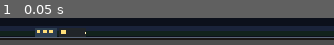
Above: before the commit, frame 1.
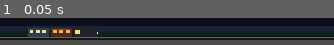
Above: after the commit, the same moment.

Repository: SergeyGlazunov/night-line
Game: Godot game, scene res://scenes/Main.tscn
Two runs of this game, one before a commit and one after it. Both use one fixed random seed, a clock stepped at 60 frames per second and the inputs below.
Inputs:
- Up to frame 1 (0.05 s): no input

The runs differ from the first frame. In frame 1, 3.4% of the frame differs, in the area x 8-30%, y 37-71%.

Commit message:
Add cafe car, hide/mute hotkeys, and tunnel events
Extend the Day 1 strip with a warm CafeCar + cafe loop layer,
H/M toggles for hide and master mute, and a timed tunnel fade
with tunnel.ogg every route interval.

Co-authored-by: SergeyGlazunov <SergeyGlazunov@users.noreply.github.com>

Diff:
--- a/src/scenes/Main.tscn
+++ b/src/scenes/Main.tscn
@@ -3,64 +3,66 @@
 [ext_resource type="Script" uid="uid://4nfpcwpqy7lc" path="res://scripts/Main.gd" id="1_main"]
 [ext_resource type="AudioStream" uid="uid://btvx81i80xdif" path="res://assets/audio/train_loop_main.ogg" id="2_rail"]
 [ext_resource type="AudioStream" uid="uid://bv0f8sic84nrd" path="res://assets/audio/rain_loop.ogg" id="3_rain"]
+[ext_resource type="AudioStream" uid="uid://wpq737qai6cl" path="res://assets/audio/cafe.ogg" id="4_cafe"]
+[ext_resource type="AudioStream" uid="uid://bc8kyjxpci1ck" path="res://assets/audio/tunnel.ogg" id="5_tunnel"]
 
-[node name="Main" type="Node2D" unique_id=1741558608]
+[node name="Main" type="Node2D"]
 script = ExtResource("1_main")
 
-[node name="Sky" type="ColorRect" parent="." unique_id=1459659657]
+[node name="Sky" type="ColorRect" parent="."]
 offset_right = 1920.0
 offset_bottom = 120.0
 mouse_filter = 2
 color = Color(0.0470588, 0.0627451, 0.105882, 1)
 
-[node name="MountainsLayer" type="Parallax2D" parent="." unique_id=2109384129]
+[node name="MountainsLayer" type="Parallax2D" parent="."]
 repeat_size = Vector2(1920, 0)
 autoscroll = Vector2(-30, 0)
 
-[node name="Mountains" type="ColorRect" parent="MountainsLayer" unique_id=1447340790]
+[node name="Mountains" type="ColorRect" parent="MountainsLayer"]
 offset_top = 48.0
 offset_right = 1920.0
 offset_bottom = 88.0
 mouse_filter = 2
 color = Color(0.101961, 0.137255, 0.227451, 1)
 
-[node name="ForestLayer" type="Parallax2D" parent="." unique_id=1887359061]
+[node name="ForestLayer" type="Parallax2D" parent="."]
 repeat_size = Vector2(1920, 0)
 autoscroll = Vector2(-90, 0)
 
-[node name="Forest" type="ColorRect" parent="ForestLayer" unique_id=774840695]
+[node name="Forest" type="ColorRect" parent="ForestLayer"]
 offset_top = 72.0
 offset_right = 1920.0
 offset_bottom = 102.0
 mouse_filter = 2
 color = Color(0.0666667, 0.133333, 0.109804, 1)
 
-[node name="Ground" type="ColorRect" parent="." unique_id=211071538]
+[node name="Ground" type="ColorRect" parent="."]
 offset_top = 108.0
 offset_right = 1920.0
 offset_bottom = 124.0
 mouse_filter = 2
 color = Color(0.0941176, 0.0823529, 0.0745098, 1)
 
-[node name="Rail" type="ColorRect" parent="Ground" unique_id=820289312]
+[node name="Rail" type="ColorRect" parent="Ground"]
 layout_mode = 0
 offset_right = 1920.0
 offset_bottom = 6.0
 mouse_filter = 2
 color = Color(0.352941, 0.396078, 0.466667, 1)
 
-[node name="Train" type="Node2D" parent="." unique_id=433354759]
-position = Vector2(200, 58)
+[node name="Train" type="Node2D" parent="."]
+position = Vector2(160, 58)
 
-[node name="PassengerCar" type="Node2D" parent="Train" unique_id=1165426235]
+[node name="PassengerCar" type="Node2D" parent="Train"]
 
-[node name="Body" type="ColorRect" parent="Train/PassengerCar" unique_id=847044936]
-offset_right = 130.0
+[node name="Body" type="ColorRect" parent="Train/PassengerCar"]
+offset_right = 120.0
 offset_bottom = 50.0
 mouse_filter = 2
 color = Color(0.172549, 0.243137, 0.313726, 1)
 
-[node name="Window1" type="ColorRect" parent="Train/PassengerCar" unique_id=2329080]
+[node name="Window1" type="ColorRect" parent="Train/PassengerCar"]
 offset_left = 12.0
 offset_top = 12.0
 offset_right = 32.0
@@ -68,7 +70,7 @@
 mouse_filter = 2
 color = Color(1, 0.87451, 0.478431, 1)
 
-[node name="Window2" type="ColorRect" parent="Train/PassengerCar" unique_id=1555475324]
+[node name="Window2" type="ColorRect" parent="Train/PassengerCar"]
 offset_left = 48.0
 offset_top = 12.0
 offset_right = 68.0
@@ -76,7 +78,7 @@
 mouse_filter = 2
 color = Color(1, 0.87451, 0.478431, 1)
 
-[node name="Window3" type="ColorRect" parent="Train/PassengerCar" unique_id=230715397]
+[node name="Window3" type="ColorRect" parent="Train/PassengerCar"]
 offset_left = 84.0
 offset_top = 12.0
 offset_right = 104.0
@@ -84,24 +86,73 @@
 mouse_filter = 2
 color = Color(1, 0.87451, 0.478431, 1)
 
-[node name="Coupler" type="ColorRect" parent="Train" unique_id=773620939]
-offset_left = 130.0
+[node name="CouplerA" type="ColorRect" parent="Train"]
+offset_left = 120.0
 offset_top = 34.0
-offset_right = 142.0
+offset_right = 132.0
 offset_bottom = 40.0
 mouse_filter = 2
 color = Color(0.101961, 0.101961, 0.101961, 1)
 
-[node name="Locomotive" type="Node2D" parent="Train" unique_id=1581220033]
-position = Vector2(142, 0)
+[node name="CafeCar" type="Node2D" parent="Train"]
+position = Vector2(132, 0)
 
-[node name="Body" type="ColorRect" parent="Train/Locomotive" unique_id=41860343]
-offset_right = 150.0
+[node name="Body" type="ColorRect" parent="Train/CafeCar"]
+offset_right = 120.0
+offset_bottom = 50.0
+mouse_filter = 2
+color = Color(0.290196, 0.172549, 0.101961, 1)
+
+[node name="Window1" type="ColorRect" parent="Train/CafeCar"]
+offset_left = 14.0
+offset_top = 12.0
+offset_right = 36.0
+offset_bottom = 28.0
+mouse_filter = 2
+color = Color(1, 0.701961, 0.278431, 1)
+
+[node name="Window2" type="ColorRect" parent="Train/CafeCar"]
+offset_left = 50.0
+offset_top = 12.0
+offset_right = 72.0
+offset_bottom = 28.0
+mouse_filter = 2
+color = Color(1, 0.701961, 0.278431, 1)
+
+[node name="Window3" type="ColorRect" parent="Train/CafeCar"]
+offset_left = 86.0
+offset_top = 12.0
+offset_right = 108.0
+offset_bottom = 28.0
+mouse_filter = 2
+color = Color(1, 0.701961, 0.278431, 1)
+
+[node name="Awning" type="ColorRect" parent="Train/CafeCar"]
+offset_left = 8.0
+offset_top = 4.0
+offset_right = 112.0
+offset_bottom = 10.0
+mouse_filter = 2
+color = Color(0.556863, 0.223529, 0.152941, 1)
+
+[node name="CouplerB" type="ColorRect" parent="Train"]
+offset_left = 252.0
+offset_top = 34.0
+offset_right = 264.0
+offset_bottom = 40.0
+mouse_filter = 2
+color = Color(0.101961, 0.101961, 0.101961, 1)
+
+[node name="Locomotive" type="Node2D" parent="Train"]
+position = Vector2(264, 0)
+
+[node name="Body" type="ColorRect" parent="Train/Locomotive"]
+offset_right = 140.0
 offset_bottom = 50.0
 mouse_filter = 2
 color = Color(0.129412, 0.145098, 0.160784, 1)
 
-[node name="Cabin" type="ColorRect" parent="Train/Locomotive" unique_id=1454797313]
+[node name="Cabin" type="ColorRect" parent="Train/Locomotive"]
 offset_left = 10.0
 offset_top = 12.0
 offset_right = 36.0
@@ -109,22 +160,38 @@
 mouse_filter = 2
 color = Color(1, 0.87451, 0.478431, 1)
 
-[node name="Headlight" type="ColorRect" parent="Train/Locomotive" unique_id=141684380]
-offset_left = 145.0
+[node name="Headlight" type="ColorRect" parent="Train/Locomotive"]
+offset_left = 135.0
 offset_top = 22.0
-offset_right = 150.0
+offset_right = 140.0
 offset_bottom = 32.0
 mouse_filter = 2
 color = Color(1, 0.956863, 0.721569, 1)
 
-[node name="Audio" type="Node" parent="." unique_id=92411158]
+[node name="TunnelOverlay" type="ColorRect" parent="."]
+z_index = 100
+offset_right = 1920.0
+offset_bottom = 120.0
+mouse_filter = 2
+color = Color(0, 0, 0, 0)
 
-[node name="RailLoop" type="AudioStreamPlayer" parent="Audio" unique_id=180292921]
+[node name="Audio" type="Node" parent="."]
+
+[node name="RailLoop" type="AudioStreamPlayer" parent="Audio"]
 stream = ExtResource("2_rail")
 volume_db = -4.0
 autoplay = true
 
-[node name="RainLoop" type="AudioStreamPlayer" parent="Audio" unique_id=1228886003]
+[node name="RainLoop" type="AudioStreamPlayer" parent="Audio"]
 stream = ExtResource("3_rain")
 volume_db = -6.0
 autoplay = true
+
+[node name="CafeLoop" type="AudioStreamPlayer" parent="Audio"]
+stream = ExtResource("4_cafe")
+volume_db = -10.0
+autoplay = true
+
+[node name="TunnelSfx" type="AudioStreamPlayer" parent="Audio"]
+stream = ExtResource("5_tunnel")
+volume_db = -2.0
--- a/src/scripts/Main.gd
+++ b/src/scripts/Main.gd
@@ -1,14 +1,28 @@
 extends Node2D
 
 const WINDOW_HEIGHT := 120
+const TUNNEL_FIRST_DELAY := 20.0
+const TUNNEL_INTERVAL := 50.0
+const TUNNEL_DURATION := 8.0
+const TUNNEL_FADE_IN := 1.2
+const TUNNEL_FADE_OUT := 1.5
+const TUNNEL_MAX_ALPHA := 0.72
 
 @onready var _rail_loop: AudioStreamPlayer = $Audio/RailLoop
 @onready var _rain_loop: AudioStreamPlayer = $Audio/RainLoop
+@onready var _cafe_loop: AudioStreamPlayer = $Audio/CafeLoop
+@onready var _tunnel_sfx: AudioStreamPlayer = $Audio/TunnelSfx
+@onready var _tunnel_overlay: ColorRect = $TunnelOverlay
+
+var _hidden := false
+var _muted := false
+var _in_tunnel := false
 
 
 func _ready() -> void:
 	setup_window()
 	start_ambiance()
+	_schedule_tunnel(TUNNEL_FIRST_DELAY)
 
 
 func setup_window() -> void:
@@ -28,11 +42,16 @@
 func start_ambiance() -> void:
 	_ensure_loop(_rail_loop)
 	_ensure_loop(_rain_loop)
+	_ensure_loop(_cafe_loop)
 
-	if _rail_loop.stream != null and not _rail_loop.playing:
-		_rail_loop.play()
-	if _rain_loop.stream != null and not _rain_loop.playing:
-		_rain_loop.play()
+	_play_if_needed(_rail_loop)
+	_play_if_needed(_rain_loop)
+	_play_if_needed(_cafe_loop)
+
+
+func _play_if_needed(player: AudioStreamPlayer) -> void:
+	if player.stream != null and not player.playing:
+		player.play()
 
 
 func _ensure_loop(player: AudioStreamPlayer) -> void:
@@ -41,6 +60,65 @@
 		(stream as AudioStreamOggVorbis).loop = true
 
 
+func toggle_hide() -> void:
+	_hidden = not _hidden
+	get_window().visible = not _hidden
+
+
+func toggle_mute() -> void:
+	_muted = not _muted
+	AudioServer.set_bus_mute(AudioServer.get_bus_index("Master"), _muted)
+
+
+func _schedule_tunnel(delay: float) -> void:
+	get_tree().create_timer(delay).timeout.connect(_on_tunnel_due, CONNECT_ONE_SHOT)
+
+
+func _on_tunnel_due() -> void:
+	await run_tunnel()
+	_schedule_tunnel(TUNNEL_INTERVAL)
+
+
+func run_tunnel() -> void:
+	if _in_tunnel:
+		return
+
+	_in_tunnel = true
+
+	var fade_in := create_tween()
+	fade_in.tween_property(_tunnel_overlay, "color:a", TUNNEL_MAX_ALPHA, TUNNEL_FADE_IN)
+	await fade_in.finished
+
+	if _tunnel_sfx.stream != null:
+		_tunnel_sfx.play()
+
+	await get_tree().create_timer(TUNNEL_DURATION).timeout
+
+	if _tunnel_sfx.playing:
+		_tunnel_sfx.stop()
+
+	var fade_out := create_tween()
+	fade_out.tween_property(_tunnel_overlay, "color:a", 0.0, TUNNEL_FADE_OUT)
+	await fade_out.finished
+
+	_in_tunnel = false
+
+
+func _notification(what: int) -> void:
+	# Restored from taskbar / Alt-Tab while "hidden".
+	if what == NOTIFICATION_APPLICATION_FOCUS_IN and _hidden:
+		_hidden = false
+		get_window().visible = true
+
+
 func _input(event: InputEvent) -> void:
 	if event.is_action_pressed("ui_cancel"):
 		get_tree().quit()
+		return
+
+	if event is InputEventKey and event.pressed and not event.echo:
+		match event.keycode:
+			KEY_H:
+				toggle_hide()
+			KEY_M:
+				toggle_mute()
Not shown, changed: src/assets/audio/cafe.ogg.import
